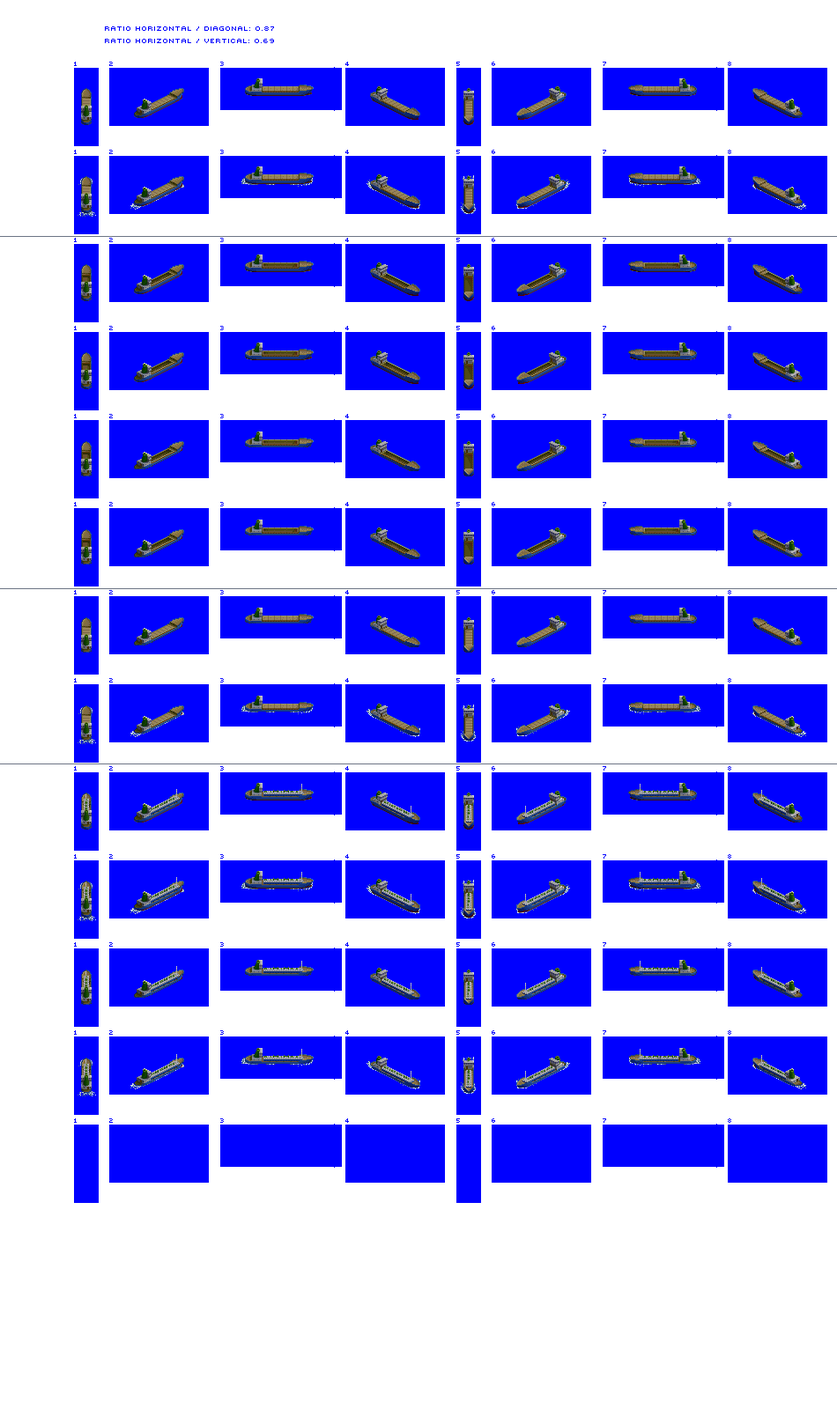
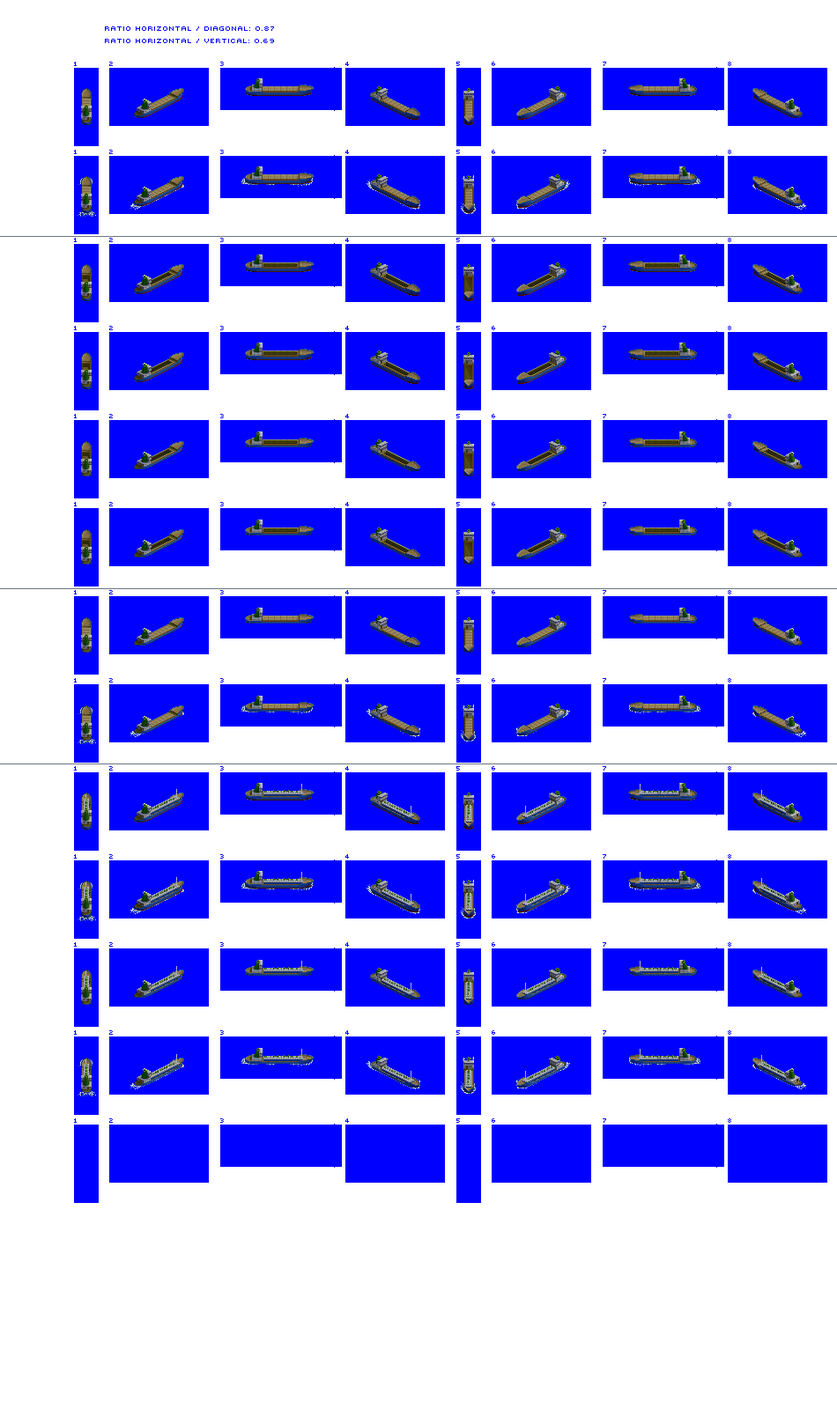
Layer changes from the first 837 × 1409 image to the second:
painted on "Large Trader" over [81, 110, 792, 741]
